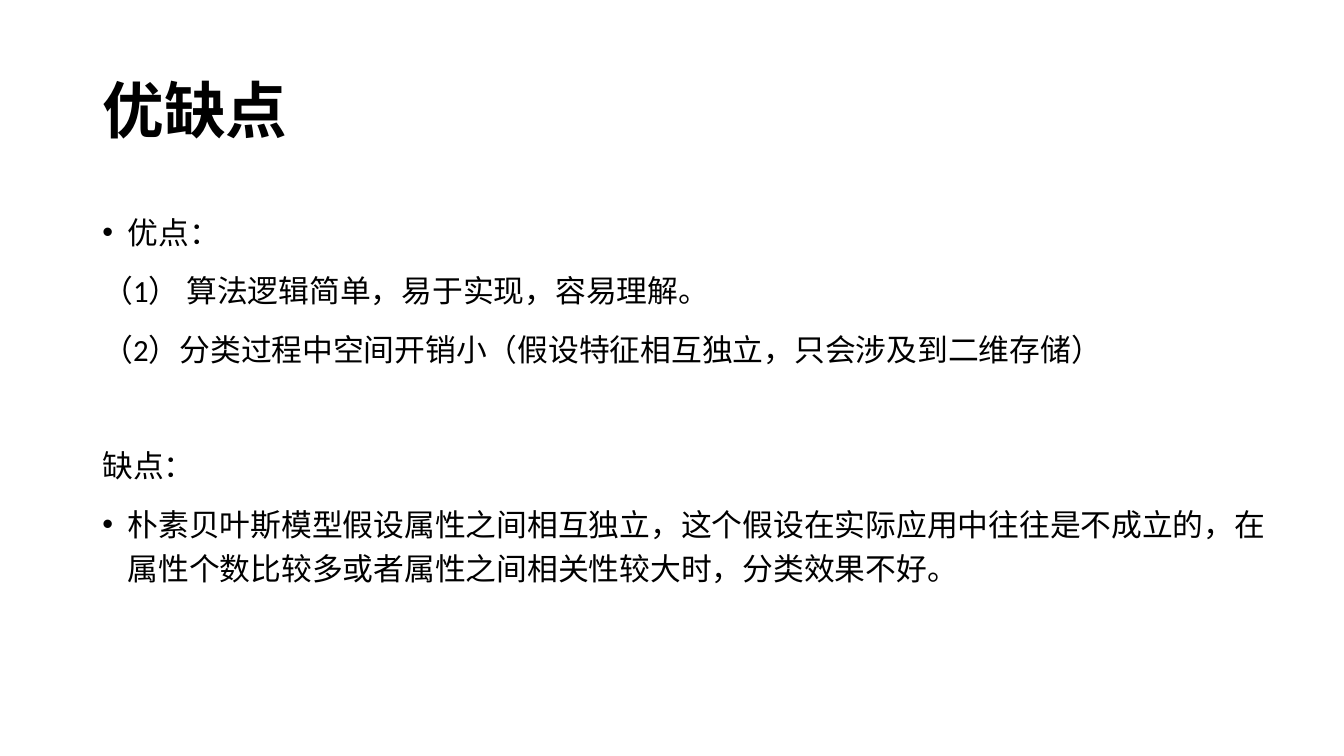
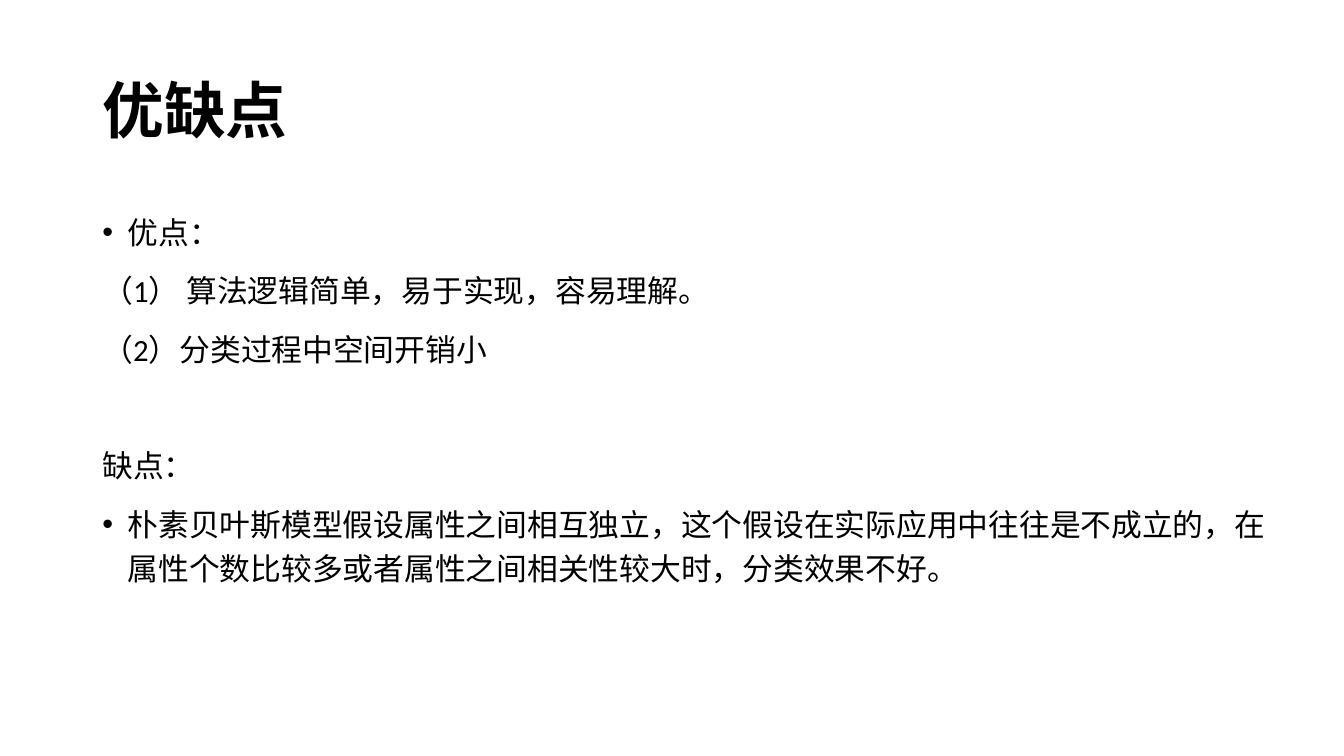
Before and after one commit to xiaodongli1986/teaching_AI, a slide deck: slide 15 of week12_naieve_bs.pptx (slide 14 before the commit). Drawn at 1344x756 pixels with LibreOffice and Linux fonts; fonts in the diff are those of the drawing. Boxes give left, top, right and bottom in pixels: in the first picture for what was removed or moved away, otherwise in the second. Text is boxed around its words. In the diff, an @@ line names an element or a change of style, - is before the commit and + after.

```diff
--- a/week12_naieve_bs.pptx
+++ b/week12_naieve_bs.pptx
@@ text at (102, 334, 487, 364): text changed @@
-（2）分类过程中空间开销小（假设特征相互独立，只会涉及到二维存储）
+（2）分类过程中空间开销小
```
Also in this commit, not shown: 3 other slides changed, 3 slides added, 1 slide removed, 3 other files.
